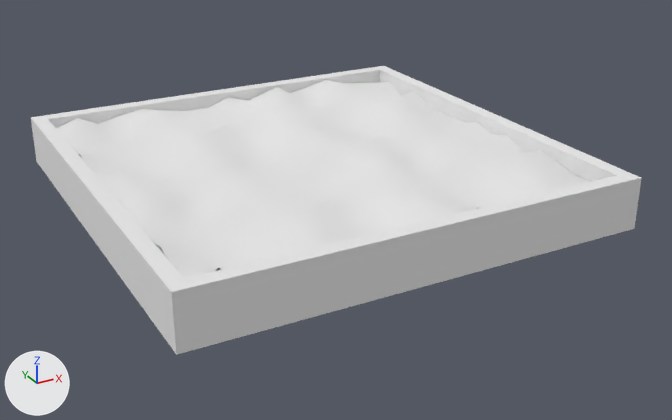
What one commit did to the OBJ model assets/MapAR2.obj.
Before and after are seen from a 50 mm camera at (-5.73, -11.19, 5.04) aimed at (0.21, -0.4, -0.36). Lighting does not change. The marker at lower left points along +X, +Y and +Z. Where no turn or scale is listed for an object, it has been applied to the vertices. Vertices at the same position are counted once.

The first picture shows 'Cube.001_Cube.002'.
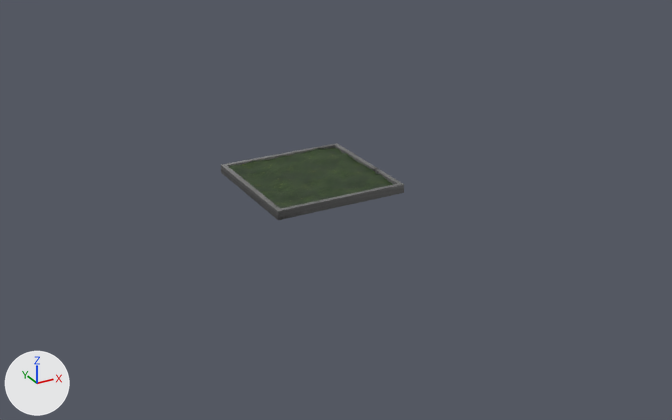
Diff of the bpy script that builds the scene:
```diff
--- a/assets/MapAR2.obj.py
+++ b/assets/MapAR2.obj.py
@@ img_grass_texture_png @@
+img_grass_texture_png = load_image('grass texture.png', 'grass texture.png', 250, 250, 'sRGB')
@@ img_stockvault_scratched_plastic_surface98940_jpg @@
+img_stockvault_scratched_plastic_surface98940_jpg = load_image('stockvault-scratched-plastic-surface98940.jpg', 'stockvault-scratched-plastic-surface98940.jpg', 1800, 1200, 'sRGB')
@@ mat_material_002 @@
 mat_material_002 = principled_material('Material.002')
-mat_material_002.base_color = (0.8, 0.8, 0.8)  # white #e7e7e7
-mat_material_002.roughness = 1.0
+mat_material_002.texture = img_stockvault_scratched_plastic_surface98940_jpg
+mat_material_002.roughness = 0.526
@@ mat_material_003 @@
 mat_material_003 = principled_material('Material.003')
-mat_material_003.base_color = (0.8, 0.8, 0.8)  # white #e7e7e7
-mat_material_003.roughness = 1.0
+mat_material_003.texture = img_grass_texture_png
+mat_material_003.roughness = 0.526
@@ me_cube_001_cube_002 @@
 me_cube_001_cube_002.from_pydata(...)  # 317 vertices, 278 faces; spans x -3.21..3.21, y -3.2..3.22, z -0.19..0.63
 # used by ob_cube_001_cube_002; location = (0.0, 0.0, 0.0)
+# me_cube_001_cube_002 part 1: the whole mesh is scaled about the mesh origin by (0.306, 0.306, 0.177)
 me_cube_001_cube_002.materials.append(mat_material_002)
```

Boxes [x1, y1, x2, y2] around the edits, measured in the pictures (672 x 420 px):
'Cube.001_Cube.002', surface changed, mesh rescaled (70% narrower, 73% shorter)
    before: [31, 66, 641, 355]
    after: [221, 143, 404, 220]
